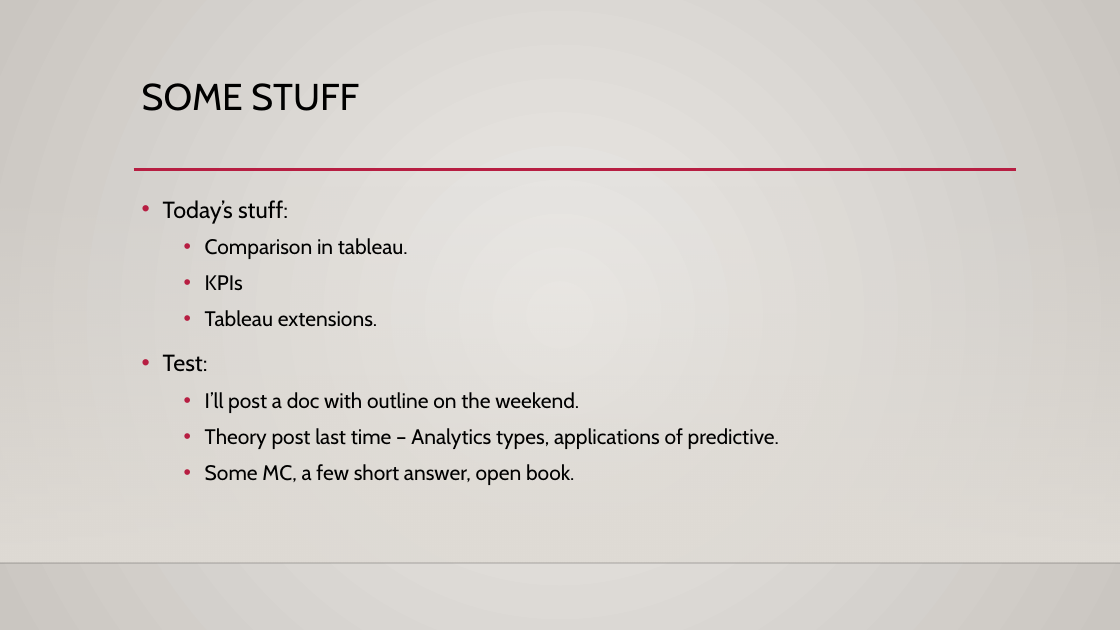
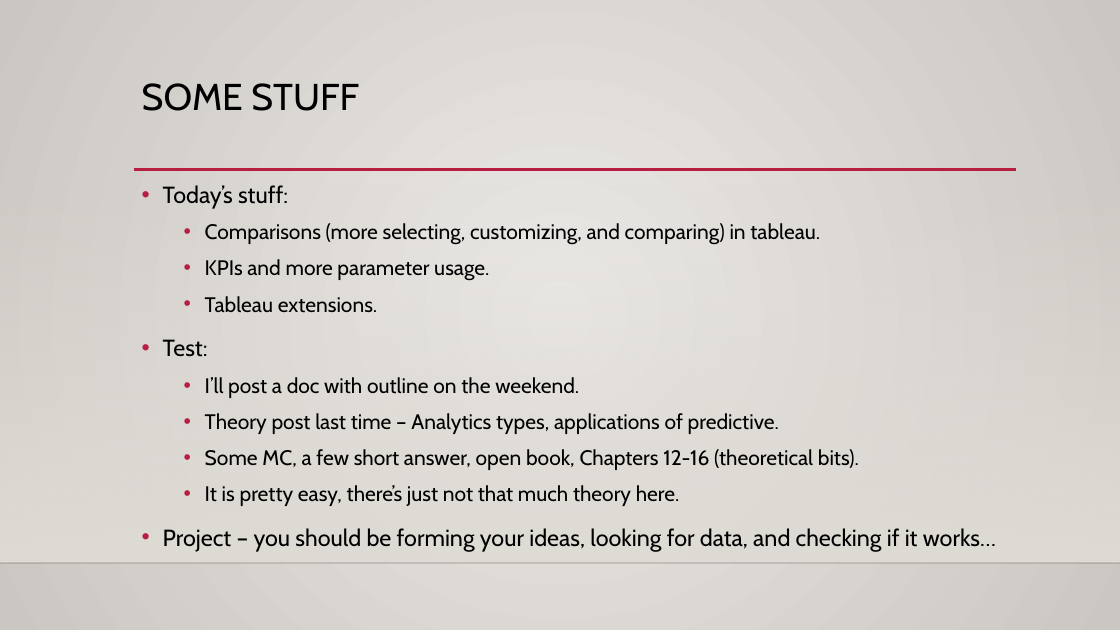
Before and after one commit to AkeemSemper/ml_datasets, a slide deck: slide 1 of slides/kpi.pptx. Drawn at 1120x630 pixels with LibreOffice and Linux fonts; fonts in the diff are those of the drawing; background and template pictures are left out. Boxes give left, top, right and bottom in pixels: in the first picture for what was removed or moved away, otherwise in the second. Text is boxed around its words. In the diff, an @@ line names an element or a change of style, - is before the commit and + after.

```diff
--- a/slides/kpi.pptx
+++ b/slides/kpi.pptx
@@ text "Today’s stuff:": place and size @@
-text "Today’s stuff:" at [163,200,779,485]
+text "Today’s stuff:" at [163,185,996,552]
@@ text at [205,223,820,281]: text changed @@
-  • Comparison in tableau.
-  • KPIs
+  • Comparisons (more selecting, customizing, and comparing) in tableau.
+  • KPIs and more parameter usage.
@@ text at [163,449,996,552]: text changed @@
-  • Some MC, a few short answer, open book.
+  • Some MC, a few short answer, open book, Chapters 12-16 (theoretical bits).
+  • It is pretty easy, there’s just not that much theory here.
+• Project – you should be forming your ideas, looking for data, and checking if it works…
```
Also in this commit, not shown: 1 other slide changed, 7 other files.
